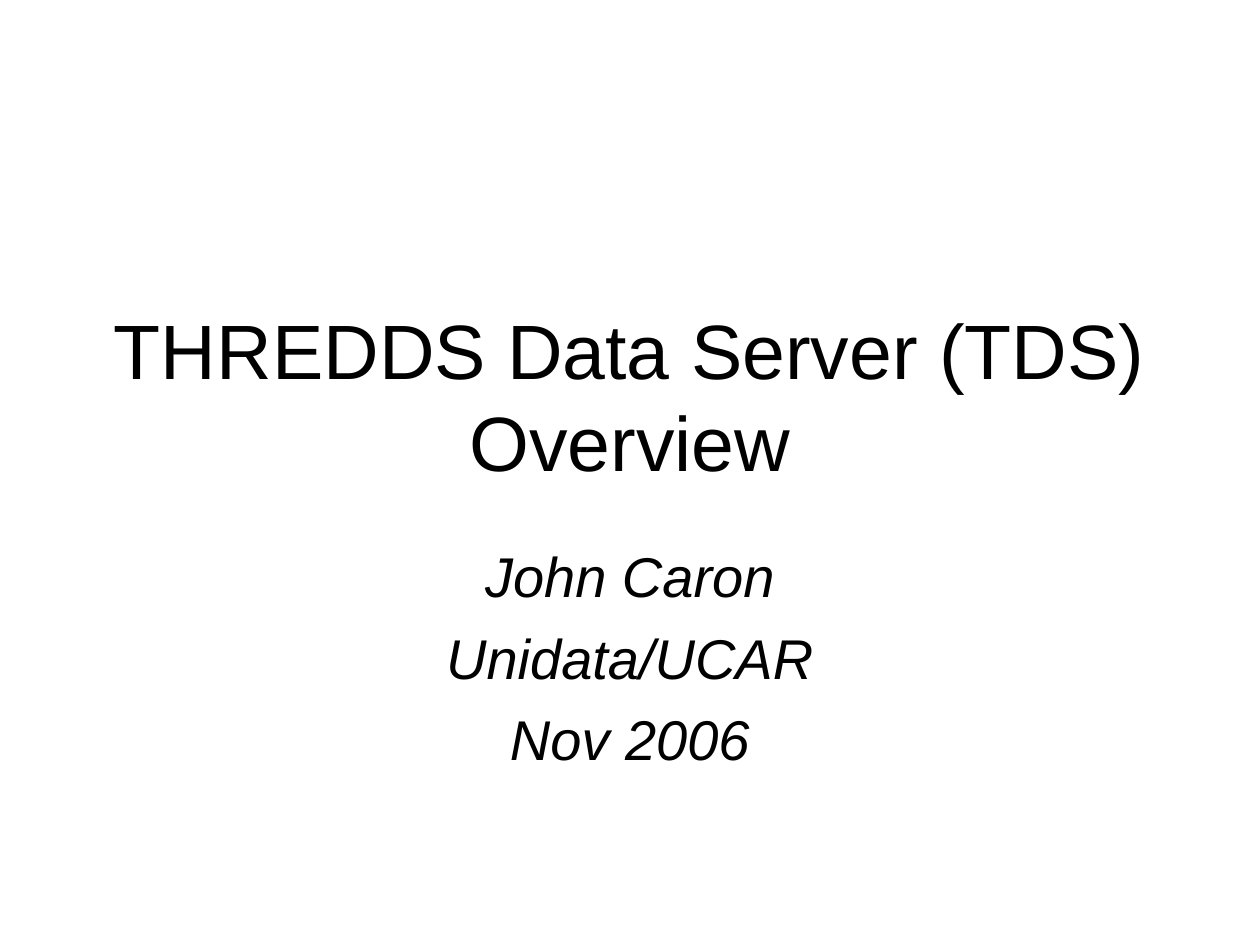
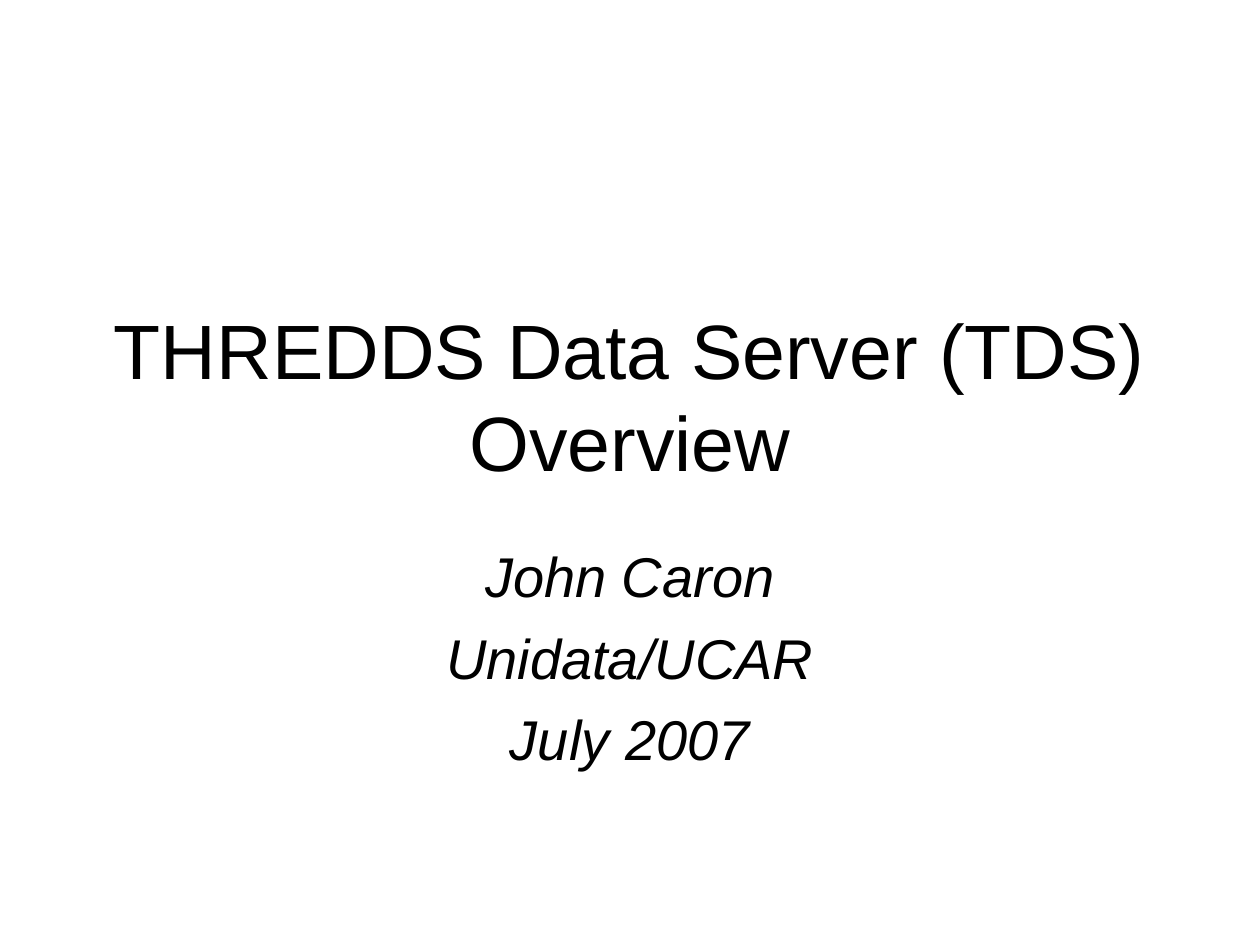
Before and after one commit to ooici-eoi/THREDDS, a slide deck: slide 1 of docs/web/thredds/tech/tutorial/TDSOverview.ppt. Drawn at 1260x945 pixels with LibreOffice and Linux fonts; fonts in the diff are those of the drawing; background and template pictures are left out. Boxes give left, top, right and bottom in pixels: in the first picture for what was removed or moved away, otherwise in the second. Text is boxed around its words. In the diff, an @@ line names an element or a change of style, - is before the commit and + after.

```diff
--- a/docs/web/thredds/tech/tutorial/TDSOverview.ppt
+++ b/docs/web/thredds/tech/tutorial/TDSOverview.ppt
@@ subtitle at (510,719,750,771): text changed @@
-Nov 2006
+July 2007
```
Also in this commit, not shown: 9 other slides changed, 4 slides added, 1 slide removed, 16 other files.
